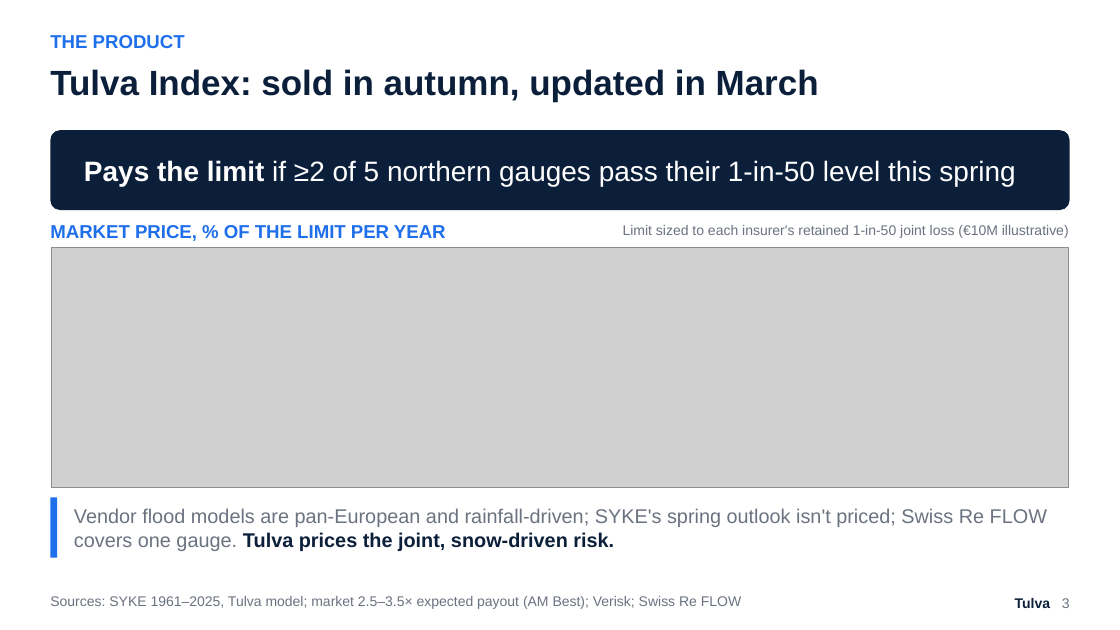
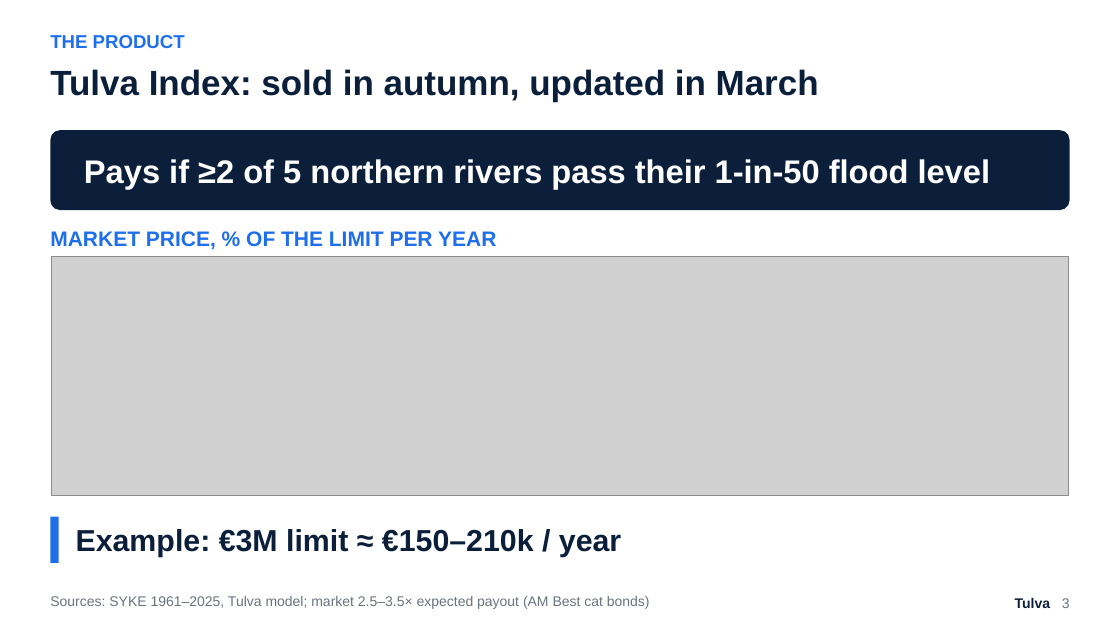
Before and after one commit to Zawaer/tulva, a slide deck: slide 3 of deck/Tulva_QxF2026.pptx. Drawn at 1120x630 pixels with LibreOffice and Linux fonts; fonts in the diff are those of the drawing; grey boxes stand for pictures. Boxes give left, top, right and bottom in pixels: in the first picture for what was removed or moved away, otherwise in the second. Text is boxed around its words. In the diff, an @@ line names an element or a change of style, - is before the commit and + after.

```diff
--- a/deck/Tulva_QxF2026.pptx
+++ b/deck/Tulva_QxF2026.pptx
@@ text at box(84, 159, 991, 189): text changed; size 24 to 28 pt; bold on @@
-Pays the limit if ≥2 of 5 northern gauges pass their 1-in-50 level this spring
+Pays if ≥2 of 5 northern rivers pass their 1-in-50 flood level
@@ text "MARKET PRICE, % OF THE ..." at box(50, 231, 496, 250): size 16 to 18 pt @@
@@ text removed at box(623, 225, 1069, 238) @@
-Limit sized to each insurer's retained 1-in-50 joint loss (€10M illustrative)
@@ picture: place and size @@
-picture at box(52, 248, 1069, 487)
+picture at box(52, 256, 1069, 496)
@@ text removed at box(74, 508, 1047, 551) @@
-Vendor flood models are pan-European and rainfall-driven; SYKE's spring outlook isn't priced; Swiss Re FLOW covers one gauge. Tulva prices the joint, snow-driven risk.
@@ rectangle: place and size @@
-rectangle at box(50, 497, 57, 558)
+rectangle at box(50, 517, 59, 563)
@@ text added at box(76, 529, 621, 557), 26 pt, text #0B1F3A, bold @@
+Example: €3M limit ≈ €150–210k / year
@@ text at box(50, 596, 650, 609): text changed @@
-Sources: SYKE 1961–2025, Tulva model; market 2.5–3.5× expected payout (AM Best); Verisk; Swiss Re FLOW
+Sources: SYKE 1961–2025, Tulva model; market 2.5–3.5× expected payout (AM Best cat bonds)
```
Also in this commit, not shown: 6 other slides changed, 1 slide added, 1 slide removed, 17 other files.
